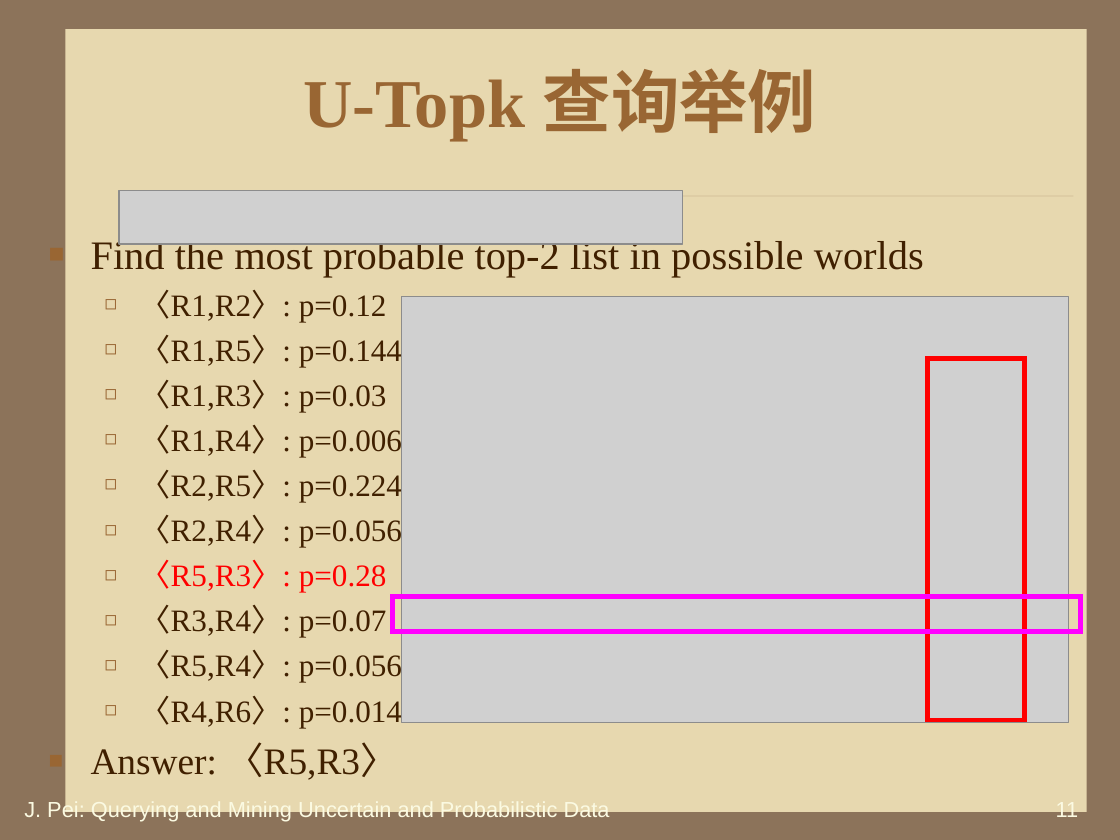
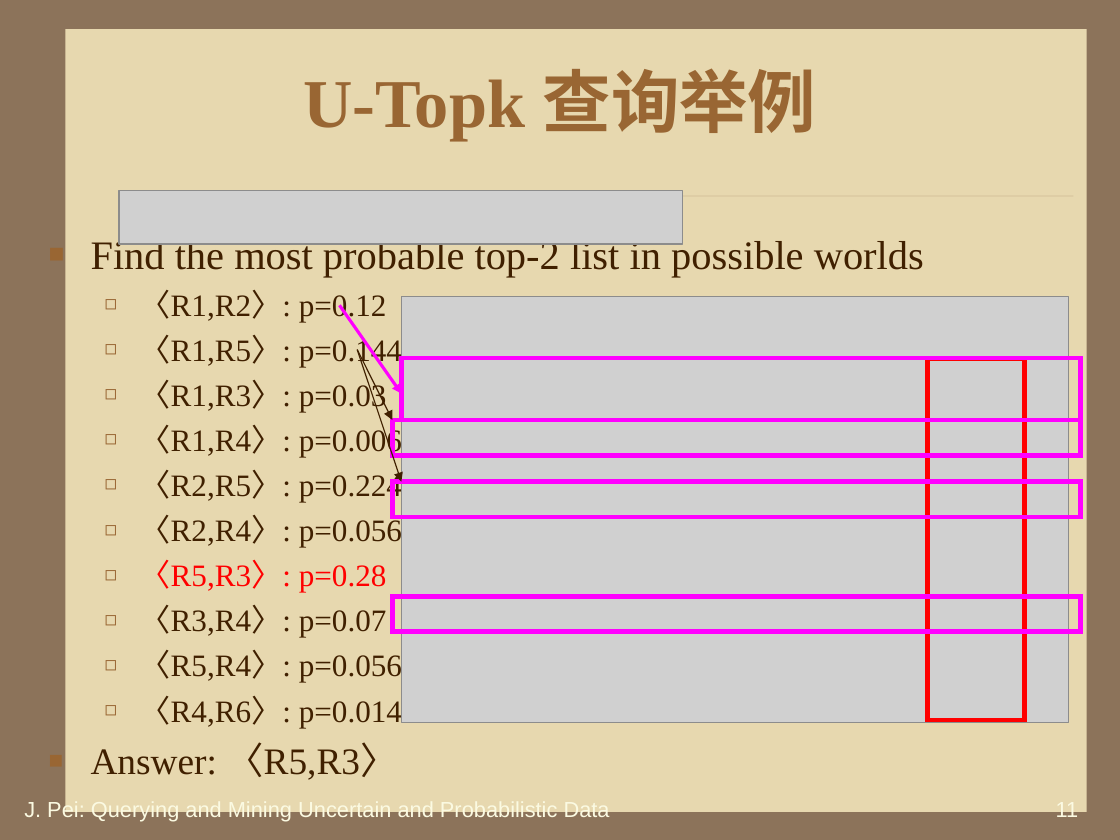
Before and after one commit to HiltonWei/wpstest, a slide deck: slide 11 of branches/区钺坚/读书报告/不确定性数据的查询分析处理.ppt. Drawn at 1120x840 pixels with LibreOffice and Linux fonts; fonts in the diff are those of the drawing; grey boxes stand for pictures; background and template pictures are left out. Boxes give left, top, right and bottom in pixels: in the first picture for what was removed or moved away, otherwise in the second. Text is boxed around its words. In the diff, an @@ line names an element or a change of style, - is before the commit and + after.

```diff
--- a/branches/区钺坚/读书报告/不确定性数据的查询分析处理.ppt
+++ b/branches/区钺坚/读书报告/不确定性数据的查询分析处理.ppt
@@ arrow added from (339, 306) to (401, 393), #FF00FF 2.01 pt @@
@@ arrow added from (357, 349) to (401, 482), #402000 0.74 pt @@
@@ arrow added from (357, 349) to (392, 420), #402000 0.74 pt @@
@@ rectangle added at box(401, 358, 1080, 420), outline #FF00FF 3 pt @@
@@ rectangle added at box(392, 420, 1080, 456), outline #FF00FF 3 pt @@
@@ rectangle added at box(392, 482, 1080, 517), outline #FF00FF 3 pt @@
```
Also in this commit, not shown: 12 other slides changed.
